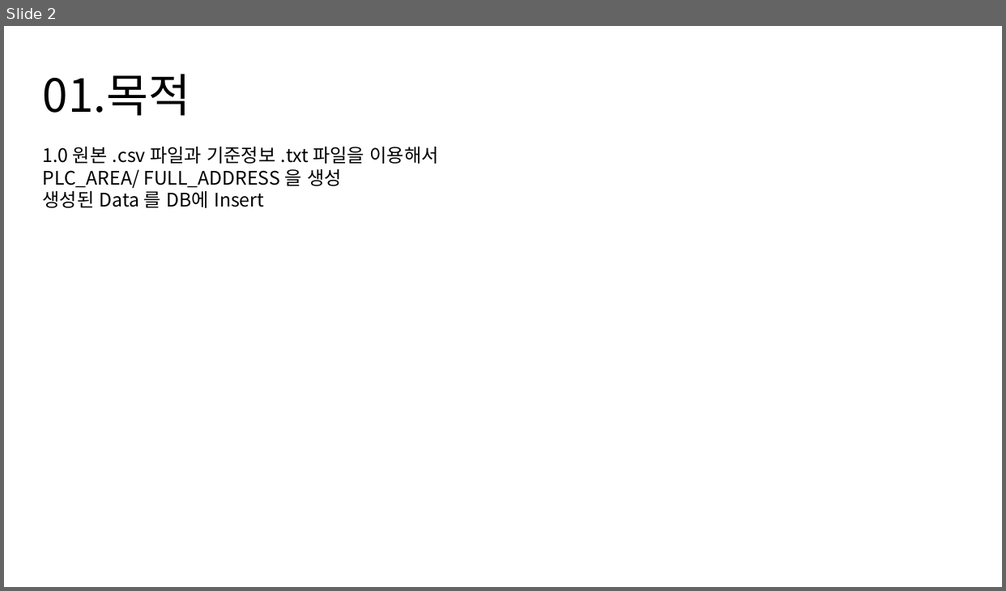
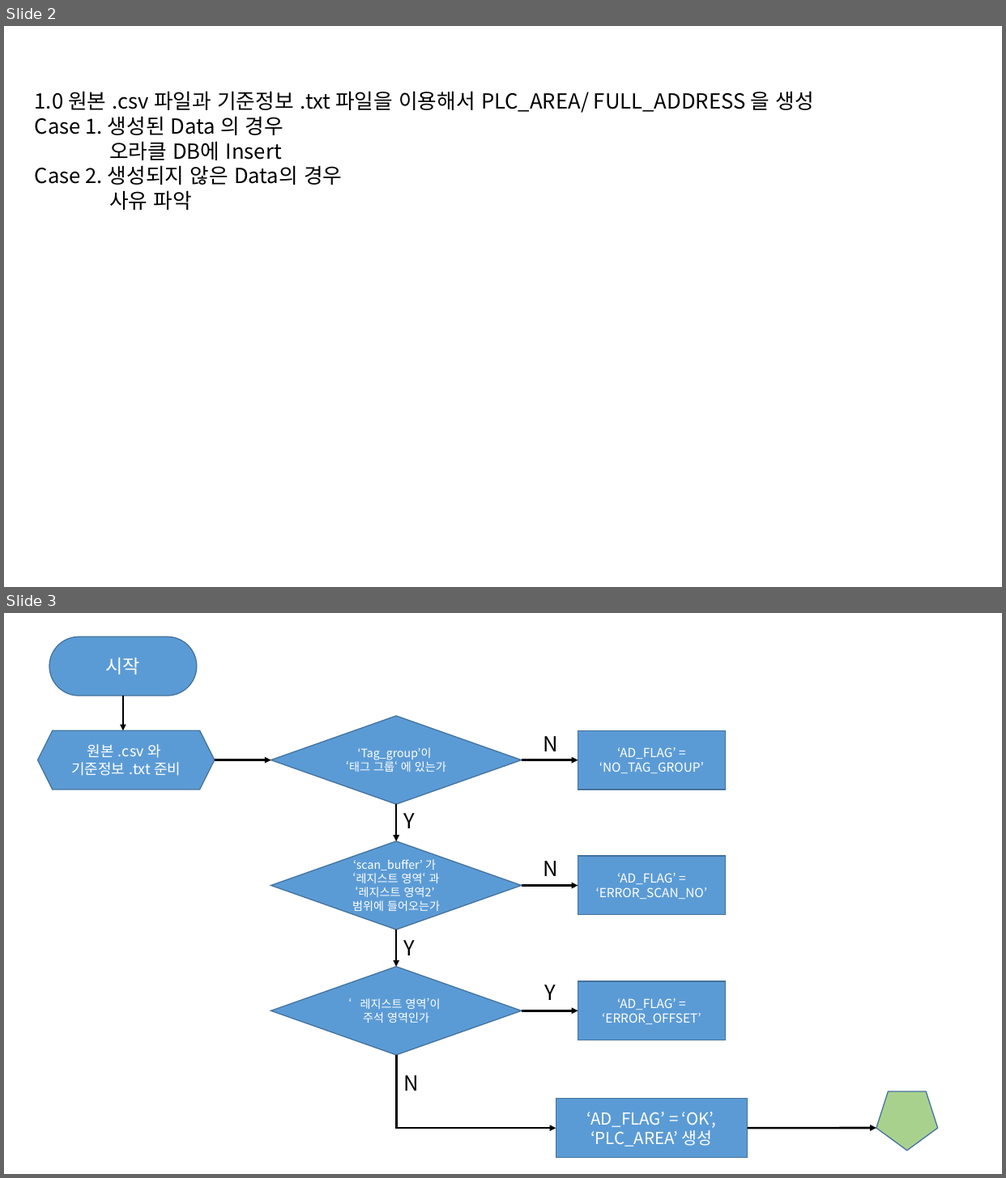
Before and after one commit to ktw09876/Python, a slide deck: Nori_tool_address/Nori_tool_flowchart/Addr_속성정보 변환.pptx. Shown one above the other, each under a label of ours: slide 2 before the commit, slides 2 and 3 after it. The pictures are 1006x591 and 1006x1178 pixels, drawn with LibreOffice and Linux fonts; fonts in the diff are those of the drawing. Boxes give left, top, right and bottom in pixels: in the first picture for what was removed or moved away, otherwise in the second. Text is boxed around its words. In the diff, an @@ line names an element or a change of style, - is before the commit and + after.

```diff
--- a/Nori_tool_address/Nori_tool_flowchart/Addr_속성정보 변환.pptx
+++ b/Nori_tool_address/Nori_tool_flowchart/Addr_속성정보 변환.pptx
@@ slide 3 added at (4,613,1002,1174), background #FFFFFF @@
@@ rounded rectangle added at (49,637,197,696), fill #5B9BD5, outline #43739E 1 pt, 18 pt, text #FFFFFF @@
+시작
@@ arrow added from (123, 696) to (123, 730), #000000 2 pt @@
@@ hexagon added at (38,730,215,790), fill #5B9BD5, outline #43739E 1 pt, 14 pt, text #FFFFFF @@
+원본 .csv 와
+기준정보 .txt 준비
@@ diamond added at (271,717,522,805), fill #5B9BD5, outline #43739E 1 pt, 11 pt, text #FFFFFF @@
+‘Tag_group’이
+‘태그 그룹‘ 에 있는가
@@ rectangle added at (578,730,726,790), fill #5B9BD5, outline #43739E 1 pt, 12 pt, text #FFFFFF @@
+‘AD_FLAG’ = ‘NO_TAG_GROUP’
@@ text added at (543,736,559,752), 20 pt, text #000000 @@
+N
@@ arrow added from (215, 760) to (271, 760), #000000 2 pt @@
@@ arrow added from (522, 760) to (578, 760), #000000 2 pt @@
@@ arrow added from (396, 805) to (396, 841), #000000 2 pt @@
@@ text added at (403,813,415,828), 20 pt, text #000000 @@
+Y
@@ diamond added at (271,841,522,930), fill #5B9BD5, outline #43739E 1 pt, 11 pt, text #FFFFFF @@
+‘scan_buffer’ 가
+‘레지스트 영역‘ 과 ‘레지스트 영역2’
+범위에 들어오는가
@@ text added at (543,861,559,876), 20 pt, text #000000 @@
+N
@@ rectangle added at (578,856,726,915), fill #5B9BD5, outline #43739E 1 pt, 12 pt, text #FFFFFF @@
+‘AD_FLAG’ = ‘ERROR_SCAN_NO’
@@ arrow added from (522, 885) to (578, 885), #000000 2 pt @@
@@ arrow added from (396, 930) to (396, 967), #000000 2 pt @@
@@ text added at (403,940,415,956), 20 pt, text #000000 @@
+Y
@@ diamond added at (271,967,522,1055), fill #5B9BD5, outline #43739E 1 pt, 11 pt, text #FFFFFF @@
+‘레지스트 영역’이
+주석 영역인가
@@ text added at (544,985,556,1000), 20 pt, text #000000 @@
+Y
@@ rectangle added at (578,982,726,1041), fill #5B9BD5, outline #43739E 1 pt, 12 pt, text #FFFFFF @@
+‘AD_FLAG’ = ‘ERROR_OFFSET’
@@ arrow added from (522, 1012) to (578, 1012), #000000 2 pt @@
@@ elbow arrow added from (396, 1055) to (556, 1129), #000000 2 pt @@
@@ text added at (403,1076,419,1091), 20 pt, text #000000 @@
+N
@@ pentagon added at (876,1093,938,1152), fill #A9D18E, outline #43739E 1 pt @@
@@ rectangle added at (556,1099,748,1158), fill #5B9BD5, outline #43739E 1 pt, 16 pt, text #FFFFFF @@
+‘AD_FLAG’ = ‘OK’,
+‘PLC_AREA’ 생성
@@ arrow added from (748, 1129) to (876, 1128), #000000 2 pt @@
@@ slide 2 changed as well @@
@@ text at (35,91,813,210): text changed; size 18 to 20 pt @@
-01.목적
-1.0 원본 .csv 파일과 기준정보 .txt 파일을 이용해서
-PLC_AREA/ FULL_ADDRESS 을 생성
-생성된 Data 를 DB에 Insert
+1.0 원본 .csv 파일과 기준정보 .txt 파일을 이용해서 PLC_AREA/ FULL_ADDRESS 을 생성
+Case 1. 생성된 Data 의 경우
+오라클 DB에 Insert
+Case 2. 생성되지 않은 Data의 경우
+사유 파악
```
Also in this commit, not shown: 1 other slide changed, 2 other slides added, 1 slide removed, 2 other files.
